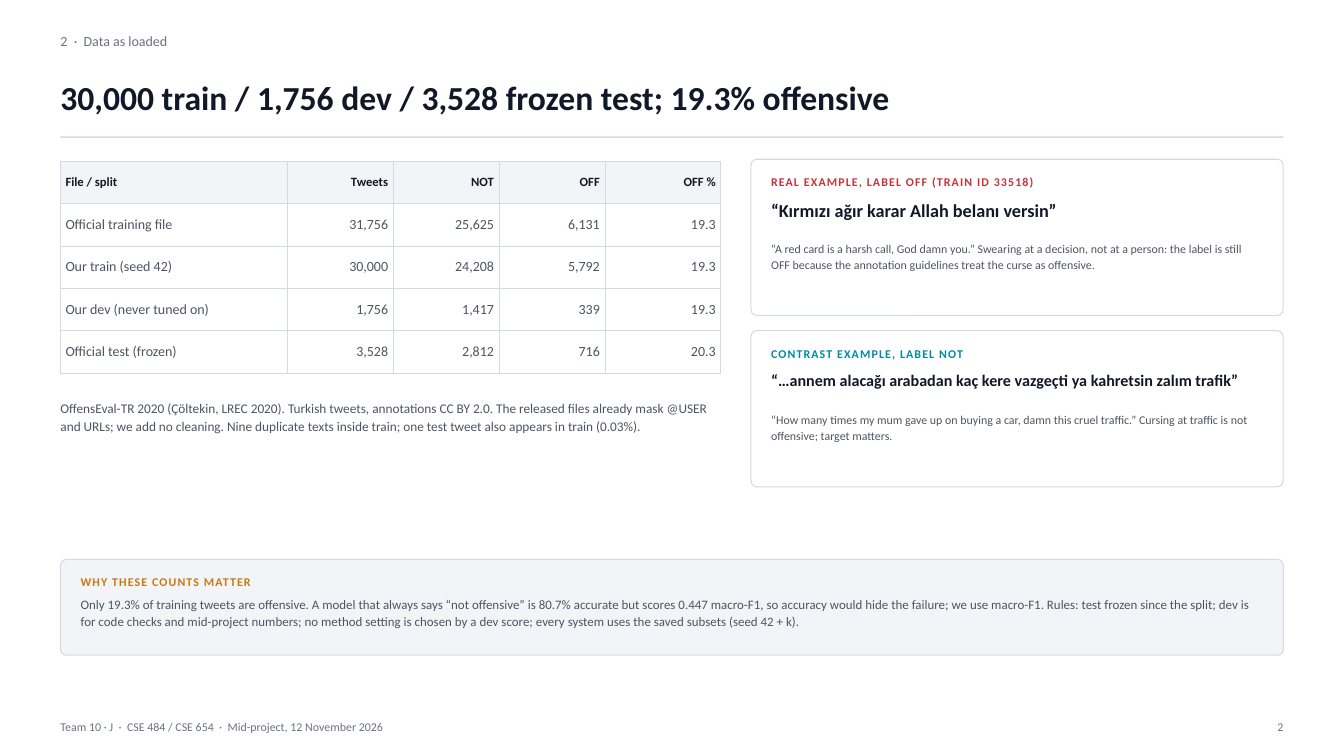
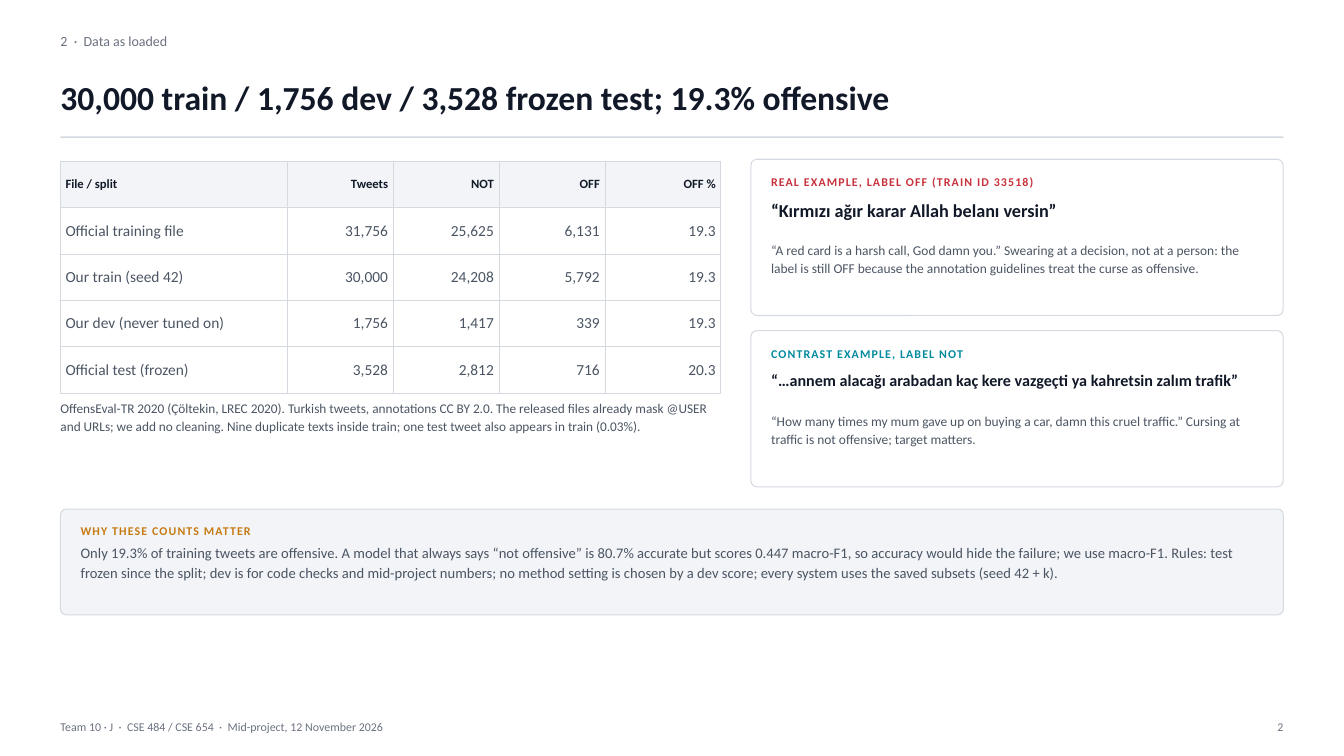
Before and after one commit to VesileHann/offenseval-tr-midproject, a slide deck: slide 2 of paper/Team10_MidProject.pptx. Drawn at 1344x756 pixels with LibreOffice and Linux fonts; fonts in the diff are those of the drawing. Boxes give left, top, right and bottom in pixels: in the first picture for what was removed or moved away, otherwise in the second. Text is boxed around its words. In the diff, an @@ line names an element or a change of style, - is before the commit and + after.

Commit message:
paper: improve slide typography and align with fine-tuning results

```diff
--- a/paper/Team10_MidProject.pptx
+++ b/paper/Team10_MidProject.pptx
@@ table at [60,161,721,381] @@
@@ size 10 to 11 pt in "Official training file", "31,756", "25,625", "6,131" and 16 more places @@
@@ text "“A red card is a ..." at [771,245,1239,276]: size 8.5 to 9.6 pt @@
@@ text "“How many times my mum ..." at [771,416,1240,447]: size 8.5 to 9.6 pt @@
@@ rounded rectangle: place and size @@
-rounded rectangle at [60,560,1284,655]
+rounded rectangle at [60,509,1284,615]
@@ rounded rectangle at [60,509,1284,615]: proportions changed @@
@@ text "WHY THESE COUNTS MATTER": place and size @@
-text "WHY THESE COUNTS MATTER" at [81,578,199,586]
+text "WHY THESE COUNTS MATTER" at [81,527,199,535]
@@ text "Only 19.3% of training tweets ...": place and size @@
-text "Only 19.3% of training tweets ..." at [81,600,1249,628]
+text "Only 19.3% of training tweets ..." at [81,547,1232,581]
@@ text "Only 19.3% of training tweets ..." at [81,547,1232,581]: size 9.2 to 10.4 pt @@
```
Also in this commit, not shown: 13 other slides changed, 1 other file.
